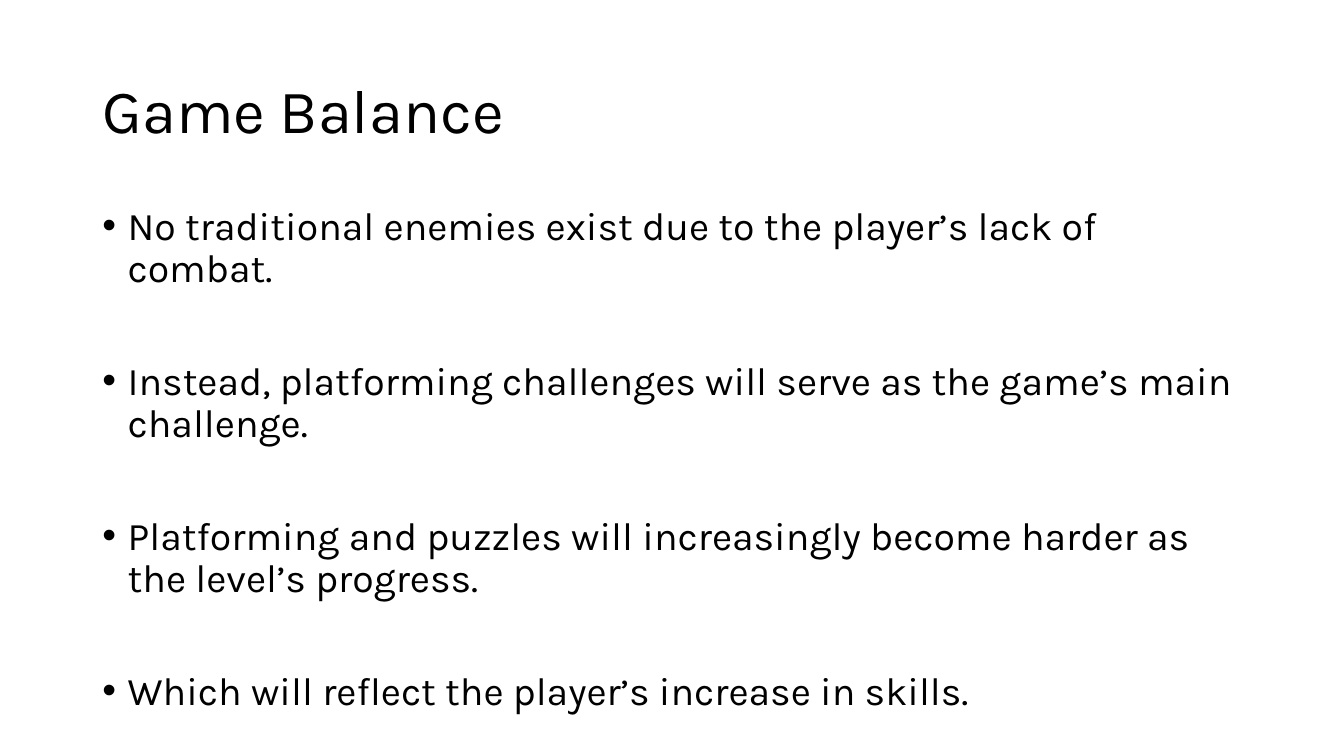
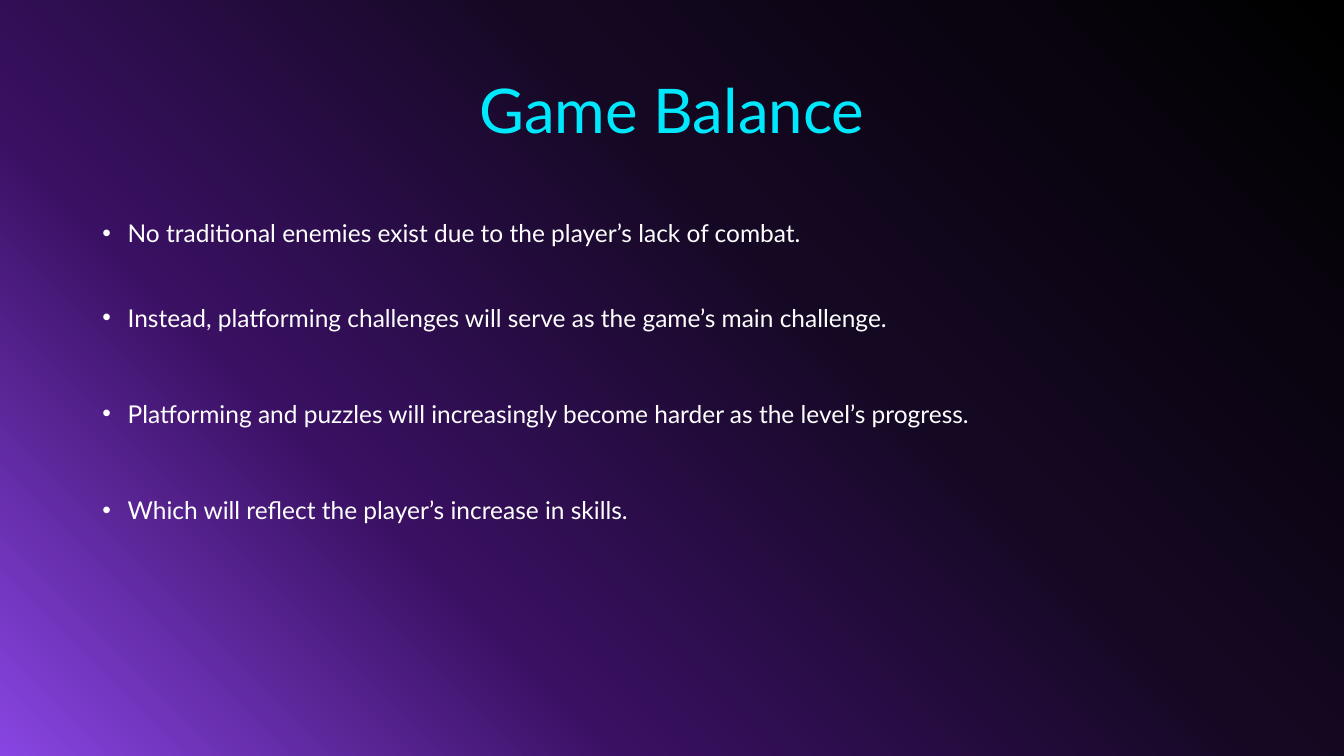
Before and after one commit to forrest10101/Portfolio-Platformer, a slide deck: slide 12 of TechnoSprint Pitch Presentation.pptx. Drawn at 1344x756 pixels with LibreOffice and Linux fonts; fonts in the diff are those of the drawing; background and template pictures are left out. Boxes give left, top, right and bottom in pixels: in the first picture for what was removed or moved away, otherwise in the second. Text is boxed around its words. In the diff, an @@ line names an element or a change of style, - is before the commit and + after.

Commit message:
Update 17/11/2026
Updated powerpoint to fix up issues, add new designs, fonts, and other new stuff.

```diff
--- a/TechnoSprint Pitch Presentation.pptx
+++ b/TechnoSprint Pitch Presentation.pptx
@@ background #FFFFFF to picture (left out) @@
@@ title "Game Balance" at (479,87,865,134): font Karla to Lato, text colour #000000 to gradient #00E8FE to #04B4C6, letter outline none to #011523 1.5 pt; alignment left to centre @@
@@ text "No traditional enemies exist due ..." at (128,223,969,524): size 28 to 17.5 pt, font Karla to Lato, text colour #000000 to #FFFFFF; line spacing 0.9 to 1.4 @@
```
Also in this commit, not shown: 13 other slides changed, 3 other files.
